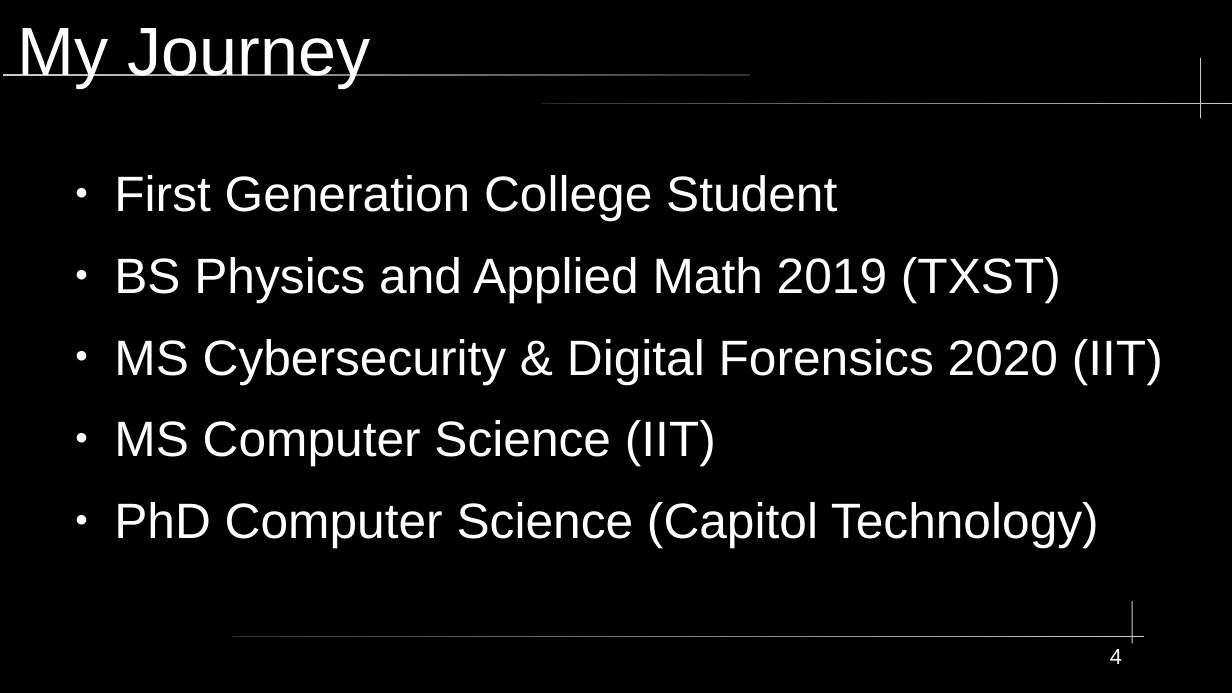
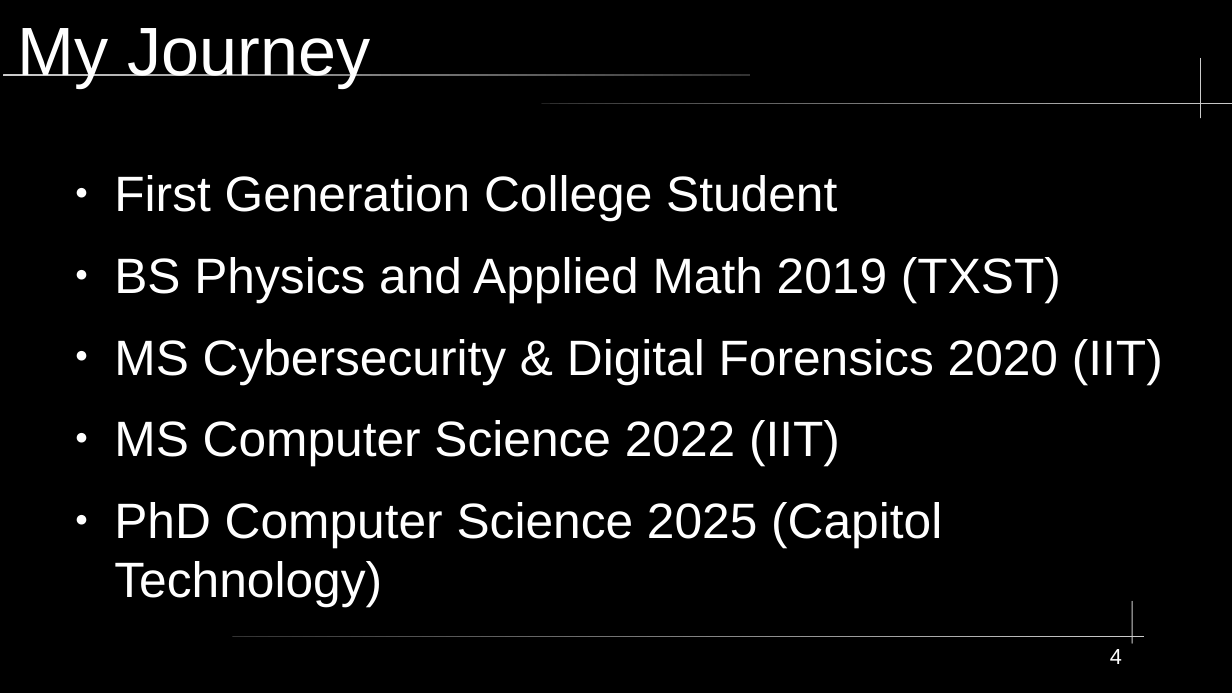
Before and after one commit to xXxSpicyBoiiixXx/COMPSFI-202, a slide deck: slide 4 of Fall2025-Introductions.odp. Drawn at 1232x693 pixels with LibreOffice and Linux fonts; fonts in the diff are those of the drawing. Boxes give left, top, right and bottom in pixels: in the first picture for what was removed or moved away, otherwise in the second. Text is boxed around its words. In the diff, an @@ line names an element or a change of style, - is before the commit and + after.

```diff
--- a/Fall2025-Introductions.odp
+++ b/Fall2025-Introductions.odp
@@ text at bbox=[114, 420, 942, 607]: text changed @@
-● MS Computer Science (IIT)
-● PhD Computer Science (Capitol Technology)
+● MS Computer Science 2022 (IIT)
+● PhD Computer Science 2025 (Capitol Technology)
```
Also in this commit, not shown: 2 other slides changed, 25 other files.
